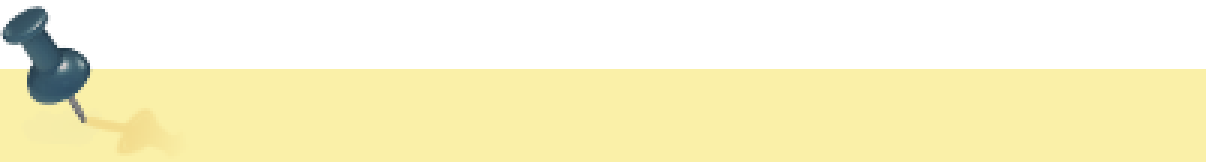
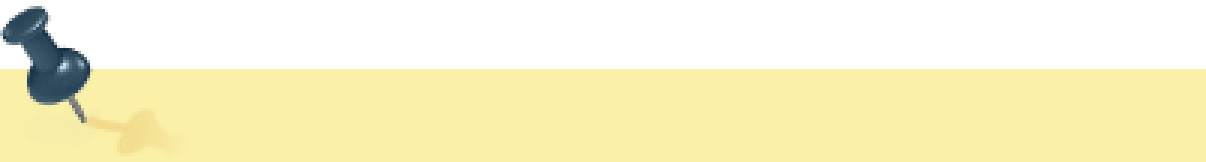
Layers edited between the first and the second 1206px x 162px image:
painted on "pin", masked it over [0, 6, 96, 114]
added layer "white" above "note" over [0, 6, 93, 69]
painted on "note", masked it over [27, 69, 96, 114]
added layer "pin shading" (luminosity) above "color" over [0, 6, 96, 114]
added layer "color" over [0, 6, 96, 114]
